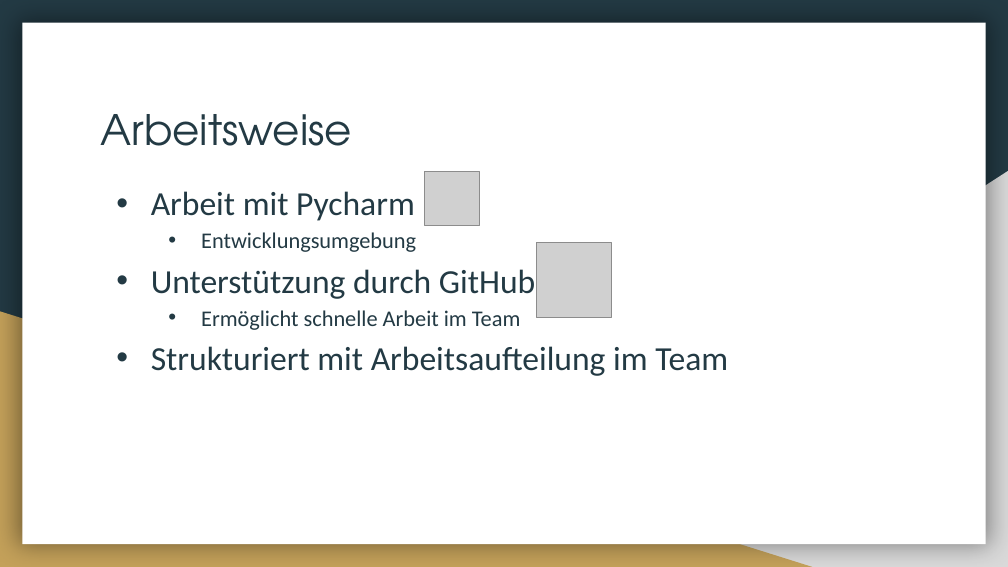
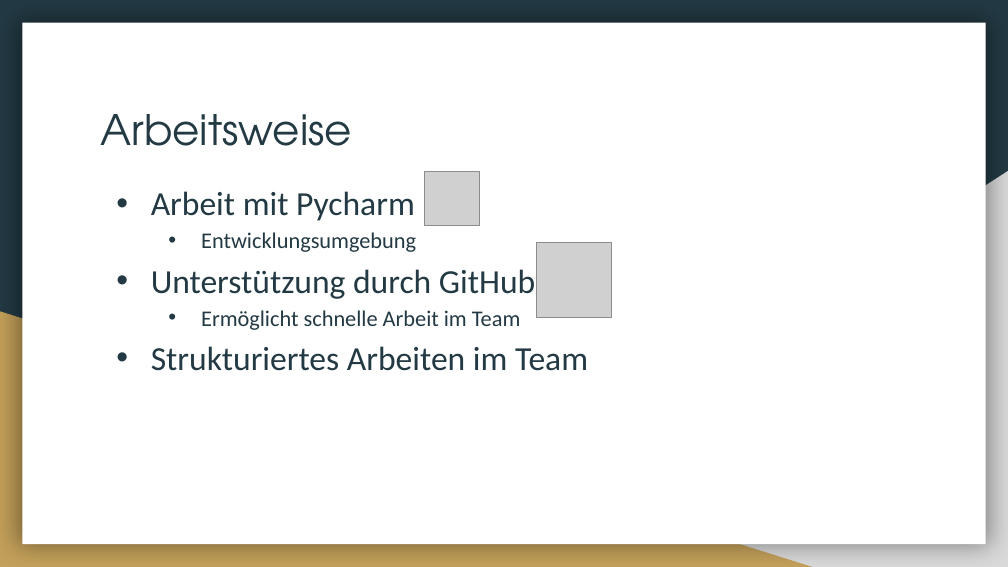
Before and after one commit to Lexa-Heda/TSA, a slide deck: slide 5 of TSA_Vortrag.pptx. Drawn at 1008x567 pixels with LibreOffice and Linux fonts; fonts in the diff are those of the drawing; grey boxes stand for pictures. Boxes give left, top, right and bottom in pixels: in the first picture for what was removed or moved away, otherwise in the second. Text is boxed around its words. In the diff, an @@ line names an element or a change of style, - is before the commit and + after.

```diff
--- a/TSA_Vortrag.pptx
+++ b/TSA_Vortrag.pptx
@@ text at [151, 346, 588, 371]: text changed @@
-• Strukturiert mit Arbeitsaufteilung im Team
+• Strukturiertes Arbeiten im Team
```
Also in this commit, not shown: 2 other slides changed, 1 other file.
